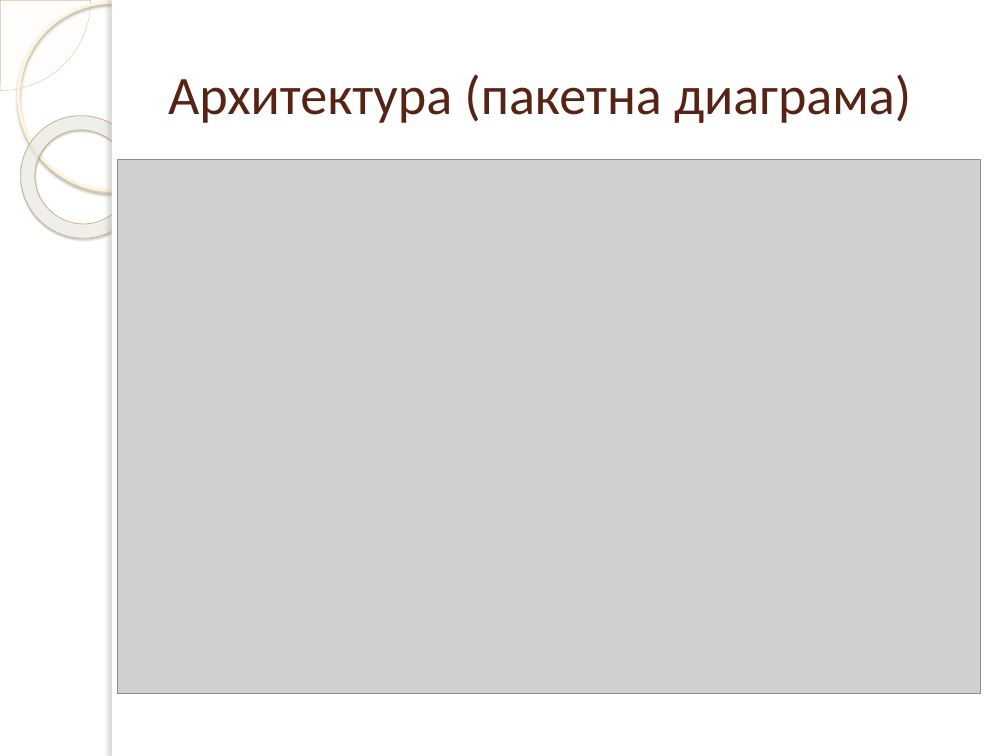
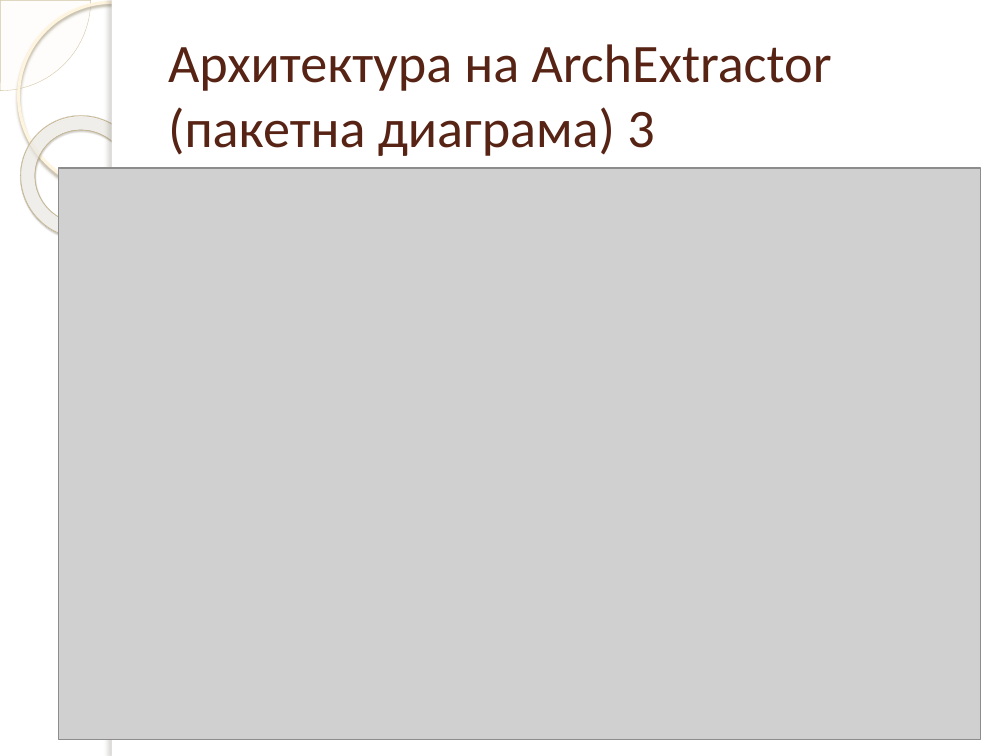
Before and after one commit to dmanev/ArchExtractor, a slide deck: slide 11 of ArchExtractor/doc/Presentation.pptx. Drawn at 1008x756 pixels with LibreOffice and Linux fonts; fonts in the diff are those of the drawing; grey boxes stand for pictures; background and template pictures are left out. Boxes give left, top, right and bottom in pixels: in the first picture for what was removed or moved away, otherwise in the second. Text is boxed around its words. In the diff, an @@ line names an element or a change of style, - is before the commit and + after.

```diff
--- a/ArchExtractor/doc/Presentation.pptx
+++ b/ArchExtractor/doc/Presentation.pptx
@@ title at box(168, 44, 832, 156): text changed @@
-Архитектура (пакетна диаграма)
+Архитектура на ArchExtractor (пакетна диаграма) 3
@@ picture: place and size @@
-picture at box(118, 159, 982, 692)
+picture at box(58, 168, 981, 740)
```
Also in this commit, not shown: 5 other slides changed, 8 slides added, 3 other files.
